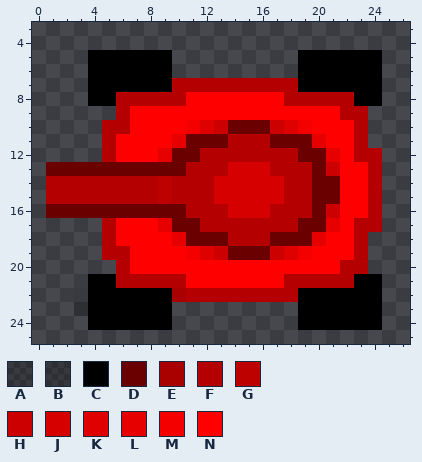
A pixel-art sprite gets an edit: desktop/assets/player1/7.png. Above is the file before it was changed.
The file is 30x30 pixels. Colours within 5 levels of each other are drawn and written as one. Shown: x 0..26, y 3..25.
Palette (. is transparent): A #00000031  B #00000039  C #000000  D #6a0000  E #a90000  F #b40000  G #bd0000  H #cc0000  J #d70000  K #df0000  L #e70000  M #f50000  N #ff0000
New version:
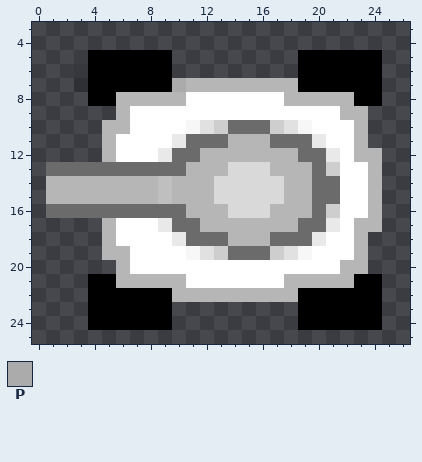
Colours new in this view: P #ababab
Diff:
colour D: #6a0000 -> #6b6b6b
colour F: #b40000 -> #b6b6b6
colour G: #bd0000 -> #bfbfbf
colour H: #cc0000 -> #cecece
colour J: #d70000 -> #d9d9d9
colour K: #df0000 -> #e1e1e1
colour L: #e70000 -> #e9e9e9
colour M: #f50000 -> #f7f7f7
colour N: #ff0000 -> #ffffff
y 6: x 3 . -> B
y 7: x 3 . -> A; x 10 F -> P
y 22: x 3 A -> .; x 10 E -> F
y 23: x 3 B -> .
Changed places in both pictures, as pixel boxes (x1, y1, x2, y2):
changed: (46, 64, 382, 316)
